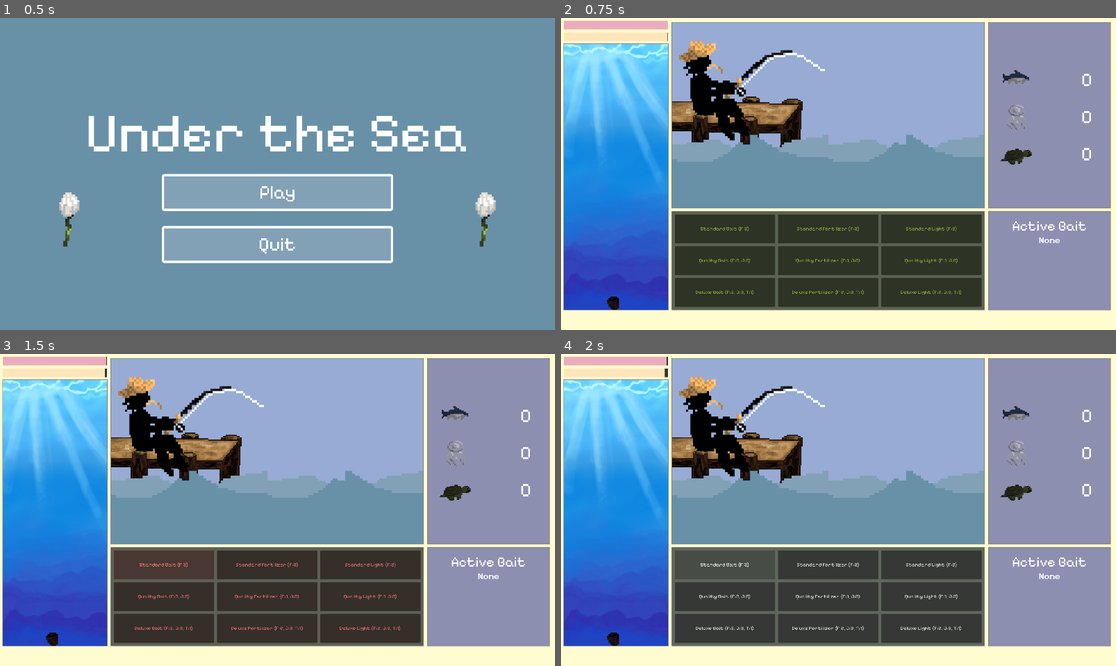
Above: before the commit, frames 1-4 (two rows, left to right).
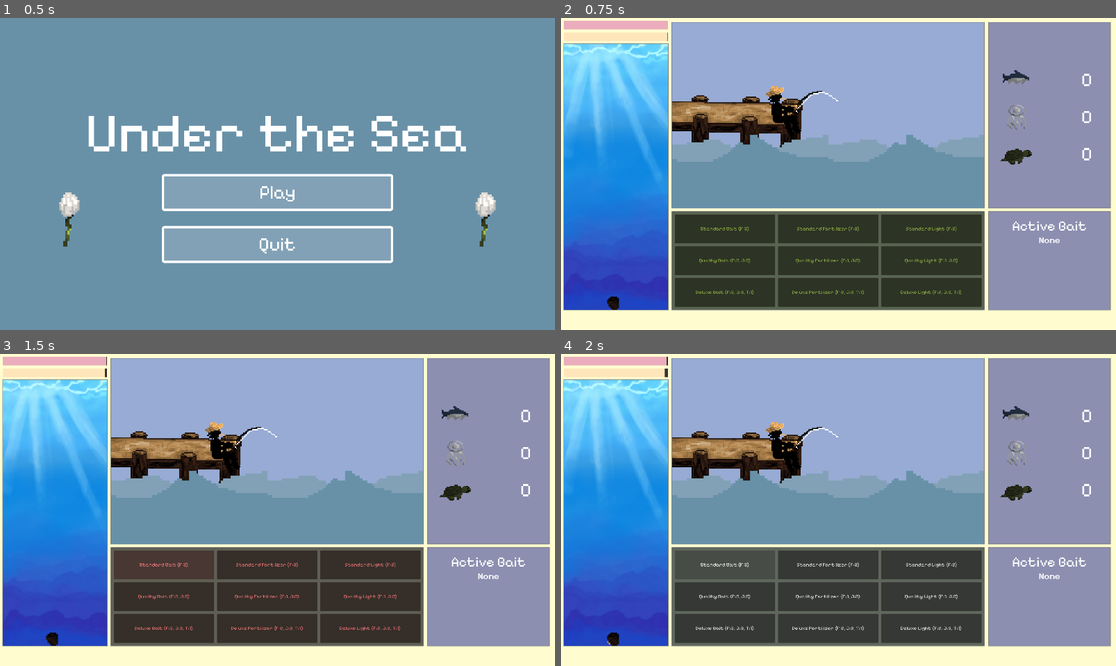
Above: after the commit, the same moments.

Repository: wondertrash/underthesea
Game: Godot game, scene res://mainmenu.tscn
The game is run twice, just before and just after one commit, with the same random seed, the same clock (stepped at 60 frames per second) and the same inputs.
Inputs:
- Up to frame 1 (0.5 s): no input
- Up to frame 2 (0.75 s): click "Play" at 0.5 s
- Up to frame 3 (1.5 s): click "Standard Bait (F:3)" at 1.25 s
- Up to frame 4 (2 s): no input

Frame 1 is identical in both runs. In frame 2, 2.4% of the frame differs, in the area x 21-50%, y 7-40%; in frame 3, 2.4%; in frame 4, 2.4%, in the area x 8-50%, y 7-94%.

Commit message:
fix fisherman

Diff:
--- a/under-the-sea/events.gd
+++ b/under-the-sea/events.gd
@@ -35,8 +35,8 @@
 	add_child(dock)
 	fisherman_button = TextureButton.new()
 	fisherman_button.texture_normal = load("res://Assets/fisherman.png")
-	fisherman_button.position = events_position + Vector2(16, 8)
-	fisherman_button.size = Vector2(512, 512)
+	fisherman_button.position = events_position + Vector2(320, 192)
+	fisherman_button.size = Vector2(256, 256)
 	fisherman_button.stretch_mode = TextureButton.STRETCH_KEEP_ASPECT_CENTERED
 	fisherman_button.pressed.connect(_on_fisherman_clicked)
 	add_child(fisherman_button)
--- a/under-the-sea/lotus_sprout.gd
+++ b/under-the-sea/lotus_sprout.gd
@@ -8,7 +8,6 @@
 var current_bait: String = "none"
 var lifetime_turtles = 0
 func _ready() -> void:
+	lotus_sprout_anim.play("grow")
+func _process(delta: float) -> void:
 	pass
-func _process(delta: float) -> void:
-	if Input.is_action_pressed("grow"):
-		lotus_sprout_anim.play("grow")
